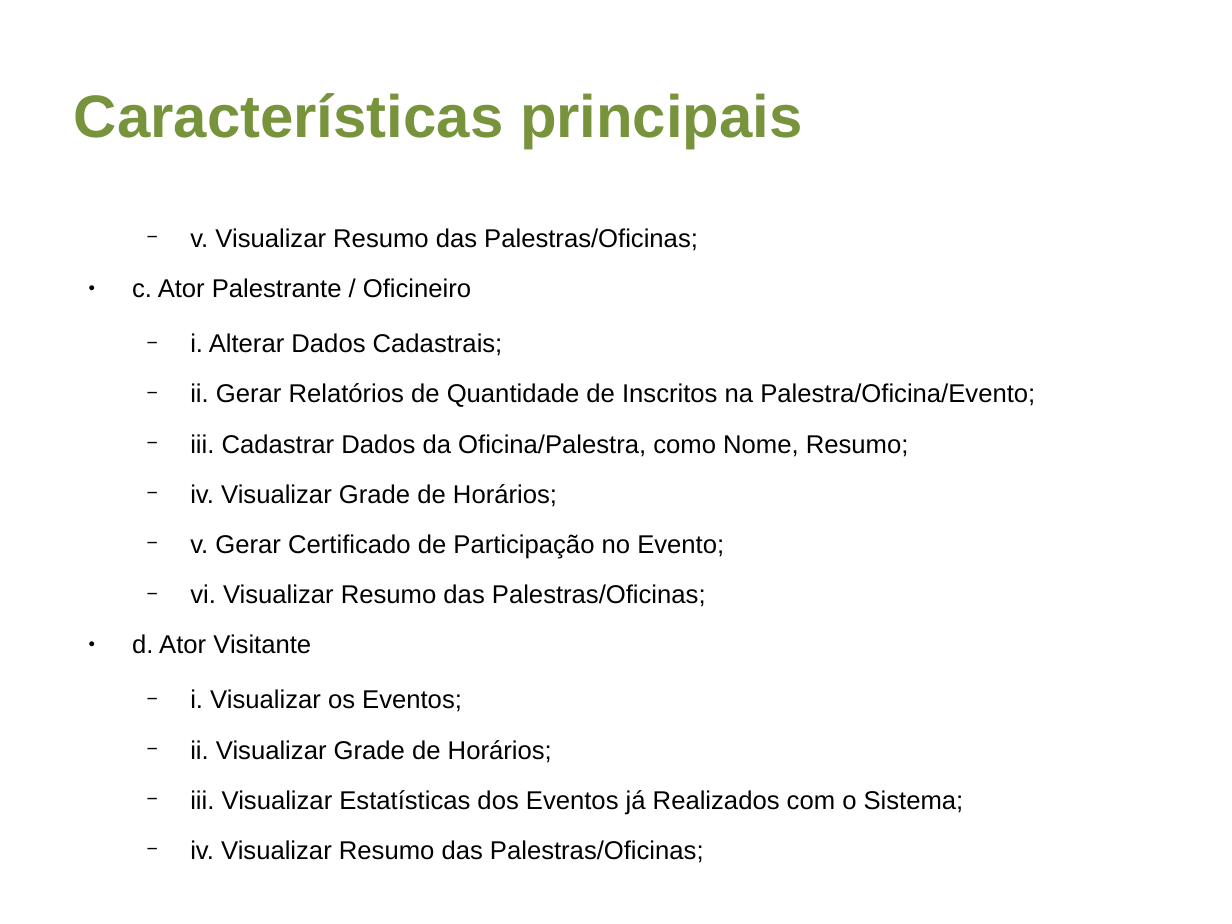
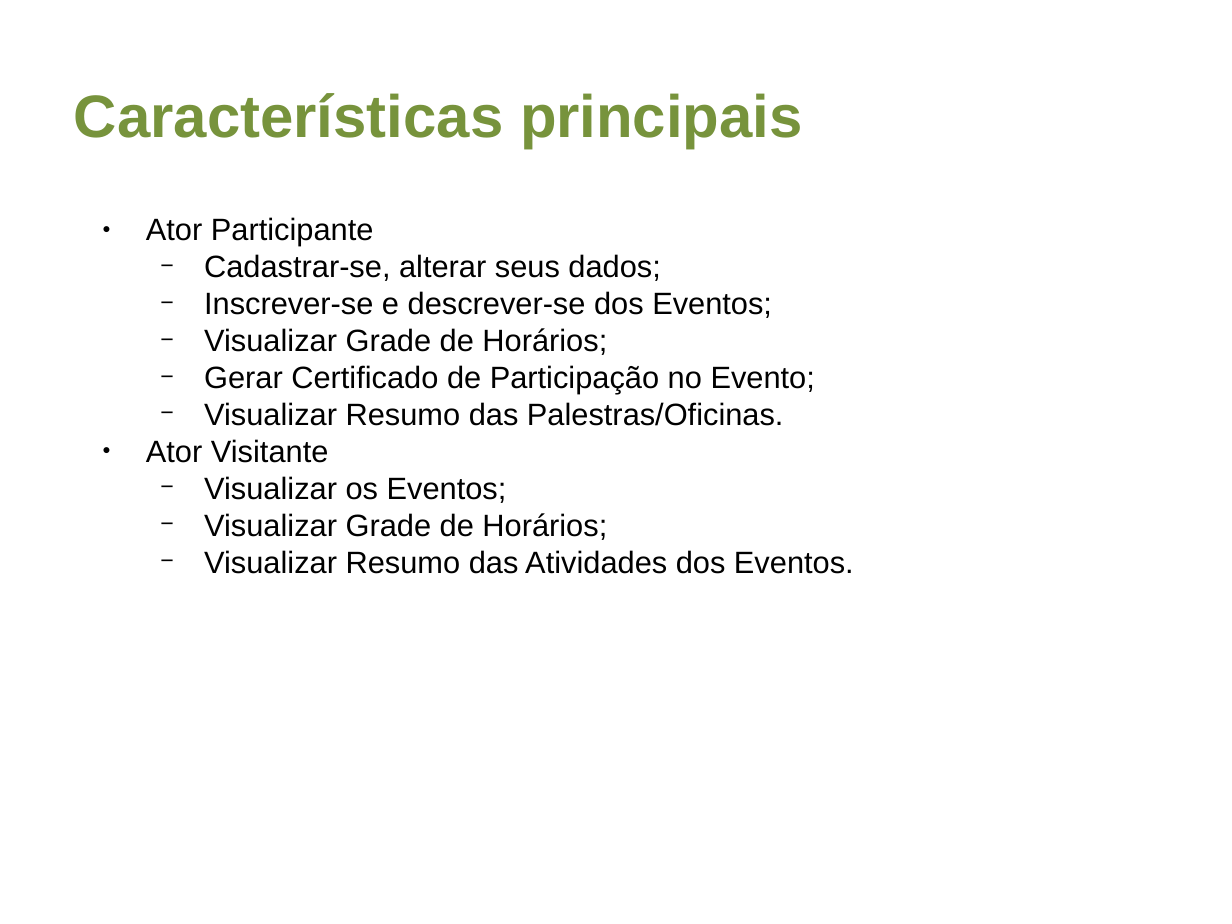
Before and after one commit to aweiand/jarbas, a slide deck: slide 6 of assets/docs/Apresentacao Jarbas.odp. Drawn at 1232x924 pixels with LibreOffice and Linux fonts; fonts in the diff are those of the drawing. Boxes give left, top, right and bottom in pixels: in the first picture for what was removed or moved away, otherwise in the second. Text is boxed around its words. In the diff, an @@ line names an element or a change of style, - is before the commit and + after.

Commit message:
Alterações para apresentação dos eventos em destaque na página inicial; Alterações no certificado para tornar visível a logo do evento, se houver; Apresentação praticamente finalizada.

```diff
--- a/assets/docs/Apresentacao Jarbas.odp
+++ b/assets/docs/Apresentacao Jarbas.odp
@@ text at box(146, 217, 854, 574): text changed; size 15 to 18 pt @@
-  − v. Visualizar Resumo das Palestras/Oficinas;
-● c. Ator Palestrante / Oficineiro
-  − i. Alterar Dados Cadastrais;
-  − ii. Gerar Relatórios de Quantidade de Inscritos na Palestra/Oficina/Evento;
-  − iii. Cadastrar Dados da Oficina/Palestra, como Nome, Resumo;
-  − iv. Visualizar Grade de Horários;
-  − v. Gerar Certificado de Participação no Evento;
-  − vi. Visualizar Resumo das Palestras/Oficinas;
-● d. Ator Visitante
-  − i. Visualizar os Eventos;
-  − ii. Visualizar Grade de Horários;
-  − iii. Visualizar Estatísticas dos Eventos já Realizados com o Sistema;
-  − iv. Visualizar Resumo das Palestras/Oficinas;
+● Ator Participante
+  − Cadastrar-se, alterar seus dados;
+  − Inscrever-se e descrever-se dos Eventos;
+  − Visualizar Grade de Horários;
+  − Gerar Certificado de Participação no Evento;
+  − Visualizar Resumo das Palestras/Oficinas.
+● Ator Visitante
+  − Visualizar os Eventos;
+  − Visualizar Grade de Horários;
+  − Visualizar Resumo das Atividades dos Eventos.
```
Also in this commit, not shown: 6 other slides changed, 10 slides added, 3 slides removed, 7 other files.
